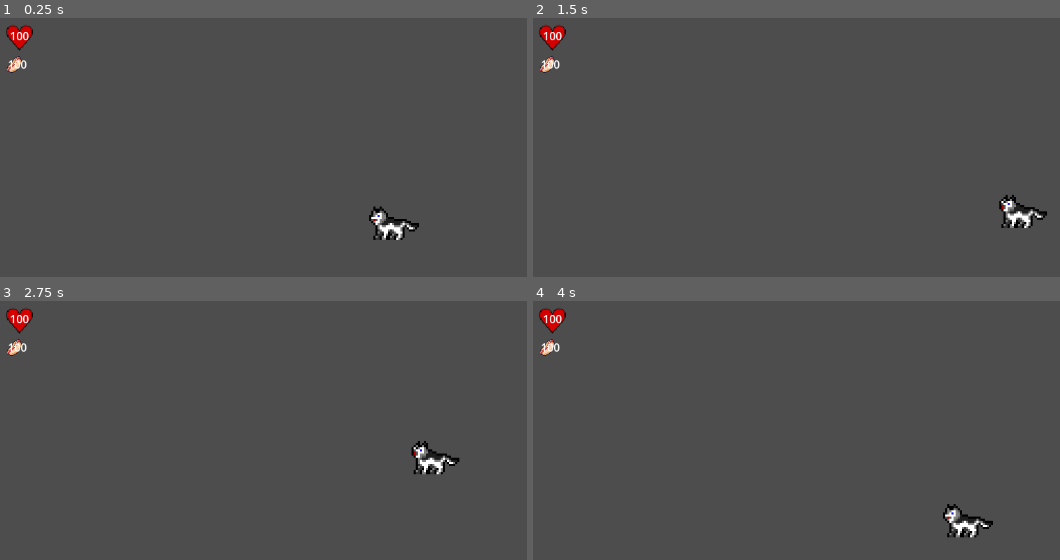
Above: before the commit, frames 1-4 (two rows, left to right).
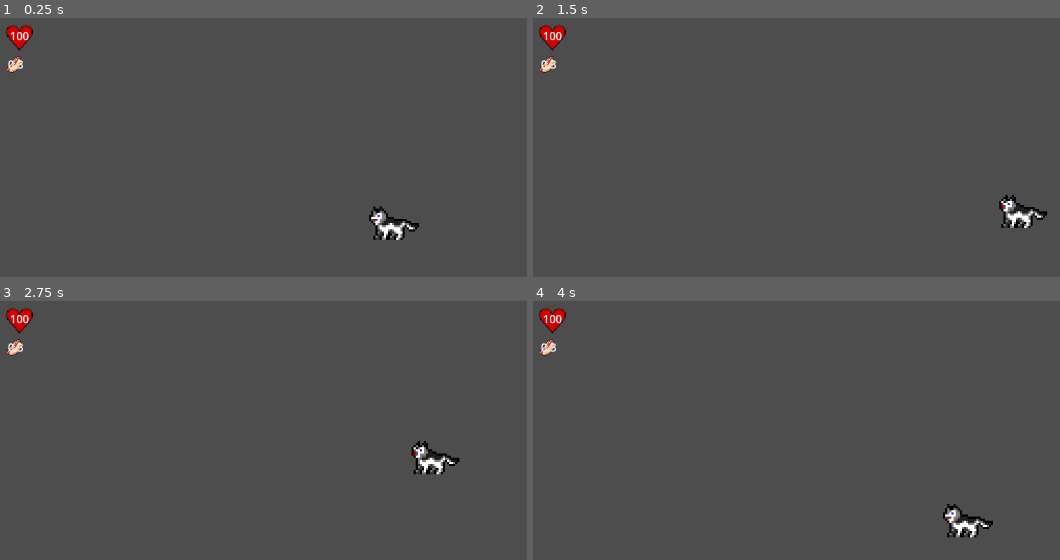
Above: after the commit, the same moments.

Repository: limbospoon/petgame
Game: Godot game, scene res://scenes/main.tscn
Two runs of this game, one before a commit and one after it. Both use one fixed random seed, a clock stepped at 60 frames per second and the inputs below.
Inputs (mouse positions are in pixels of both pictures, inside the frame that each line leads up to):
- Up to frame 1 (0.25 s): no input
- Up to frame 2 (1.5 s): tap Enter at 0.5 s; move the mouse to (outside the picture) at 0.52 s; click (outside the picture) at 0.67 s; move the mouse to (764, 264) at 1.27 s; click (764, 264) at 1.42 s
- Up to frame 3 (2.75 s): move the mouse to (474, 425) at 2.02 s; click (474, 425) at 2.17 s
- Up to frame 4 (4 s): move the mouse to (outside the picture) at 2.77 s; click (outside the picture) at 2.92 s; move the mouse to (outside the picture) at 3.52 s; click (outside the picture) at 3.67 s

The runs differ from the first frame. In frame 1, less than 0.1% of the frame differs, in the area x 1-6%, y 16-20%; in frame 2, less than 0.1%; in frame 3, less than 0.1%; in frame 4, less than 0.1%.

Commit message:
fixed hunger
hunger now increase and ui updates correctly

Diff:
--- a/assets/scripts/dog.gd
+++ b/assets/scripts/dog.gd
@@ -72,8 +72,8 @@
 	var _increase_delay = hunger_stats["HungerIncreaseTime"]
 
 	#check if hunger is less then max hunger
-	if _current_hunger < 0:
-		_current_hunger -= _hunger_increase #increase hunger
+	if _current_hunger < hunger_stats["MaxHunger"]:
+		_current_hunger += _hunger_increase #increase hunger
 		hunger_stats["CurrentHunger"] = _current_hunger #update current hunger in dict
 		on_hunger_changed.emit() #broadcast hunger change
 		await get_tree().create_timer(_increase_delay).timeout #delay increasing hunger again
--- a/assets/scripts/hunger.gd
+++ b/assets/scripts/hunger.gd
@@ -3,5 +3,5 @@
 func _ready():
 	text = str($"../Dog"._hunger_stats["CurrentHunger"])
 
-func _on_dog_on_health_changed():
+func _on_dog_on_hunger_changed():
 	text = str($"../Dog"._hunger_stats["CurrentHunger"])
--- a/scenes/main.tscn
+++ b/scenes/main.tscn
@@ -28,3 +28,4 @@
 [connection signal="mouse_clicked" from="Camera2D" to="Dog" method="_on_camera_2d_mouse_clicked"]
 [connection signal="on_health_changed" from="Dog" to="Camera2D" method="_on_dog_on_health_changed"]
 [connection signal="on_health_changed" from="Dog" to="HealthLabel" method="_on_dog_on_health_changed"]
+[connection signal="on_hunger_changed" from="Dog" to="Hunger" method="_on_dog_on_hunger_changed"]
